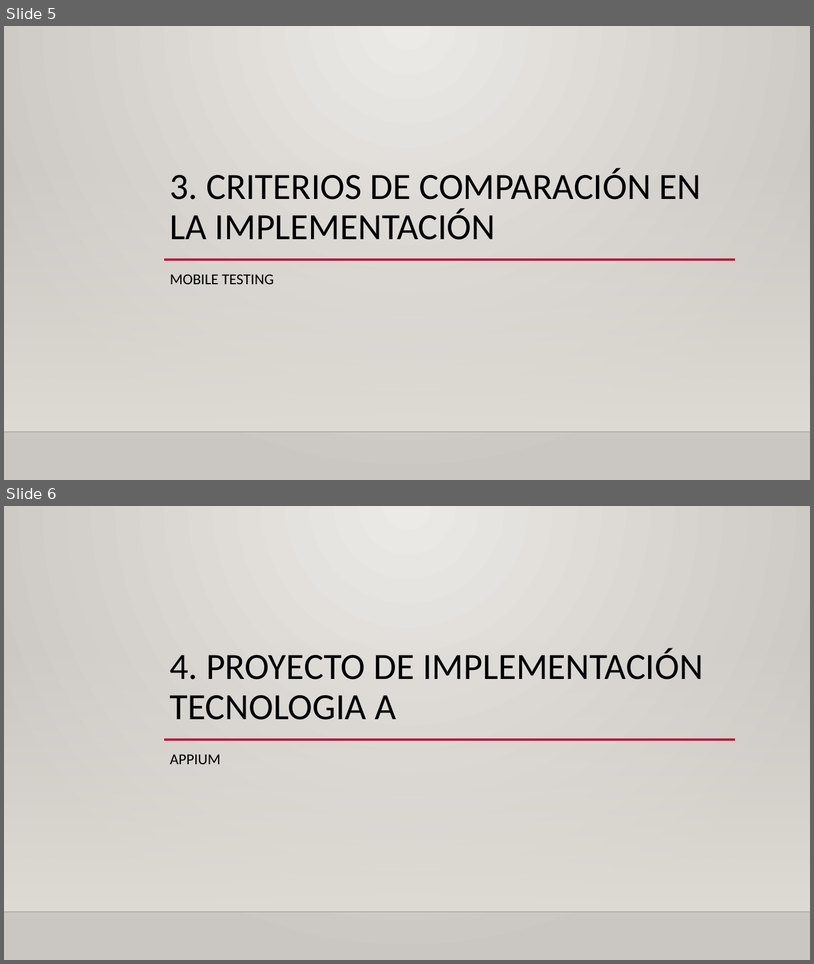
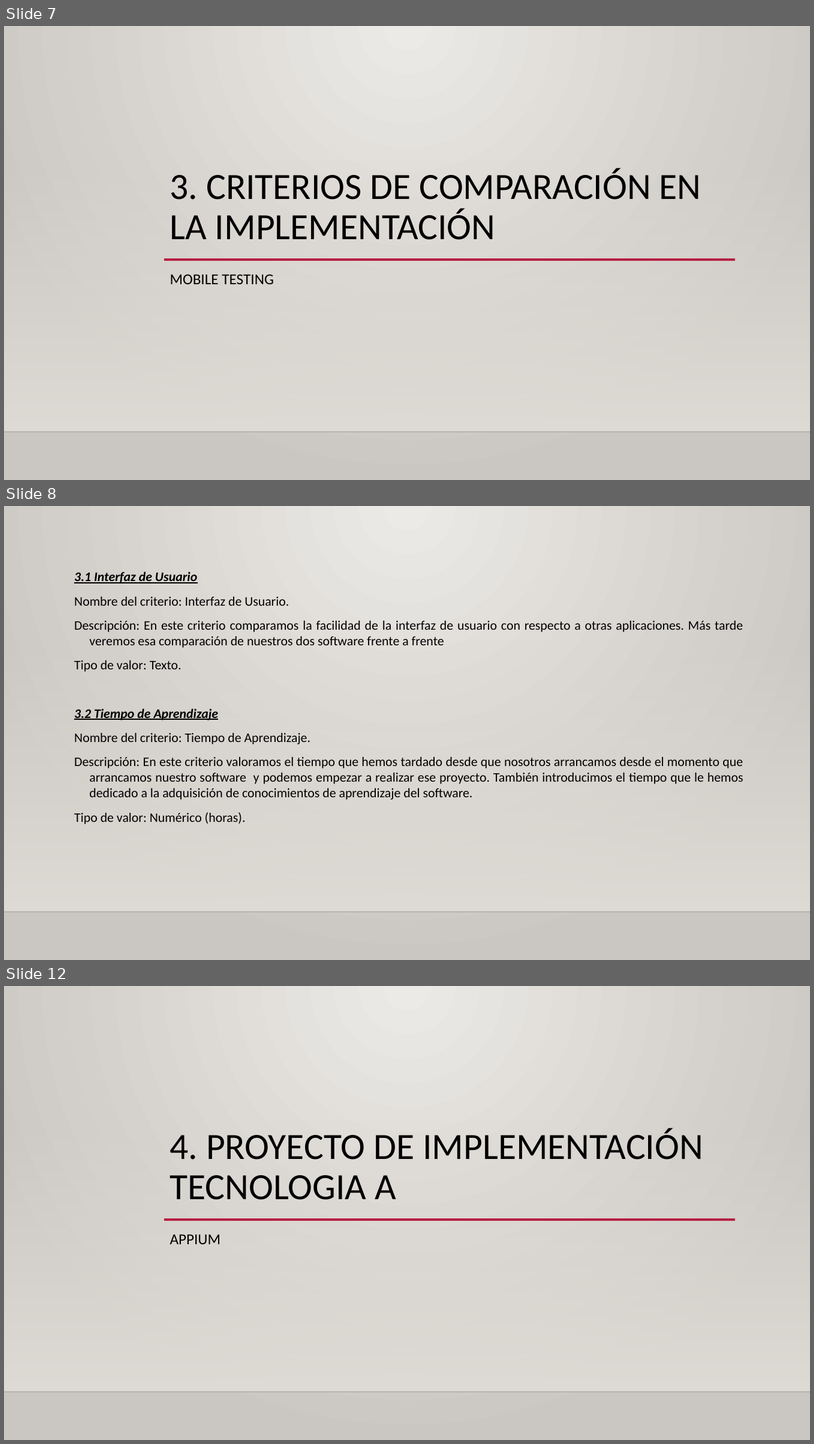
Before and after one commit to Amir95sb/TG3, a slide deck: TG3_final.pptx. Shown one above the other, each under a label of ours: slides 5 and 6 before the commit, slides 7, 8 and 12 after it; the slides between them are not shown. The pictures are 814x964 and 814x1444 pixels, drawn with LibreOffice and Linux fonts; fonts in the diff are those of the drawing; background and template pictures are left out. Boxes give left, top, right and bottom in pixels: in the first picture for what was removed or moved away, otherwise in the second. Text is boxed around its words. In the diff, an @@ line names an element or a change of style, - is before the commit and + after.

```diff
--- a/TG3_final.pptx
+++ b/TG3_final.pptx
@@ slide 8 added at <box>4,506,810,960</box>, background gradient #ECEAE7 to #CAC7C1; not listed: 2 template elements that a slide beside it also shows @@
@@ text added at <box>74,571,744,824</box>, 15.6 pt, text #000000 @@
+3.1 Interfaz de Usuario
+Nombre del criterio: Interfaz de Usuario.
+Descripción: En este criterio comparamos la facilidad de la interfaz de usuario con respecto a otras aplicaciones. Más tarde veremos esa comparación de nuestros dos software frente a frente
+Tipo de valor: Texto.
+3.2 Tiempo de Aprendizaje
+Nombre del criterio: Tiempo de Aprendizaje.
+Descripción: En este criterio valoramos el tiempo que hemos tardado desde que nosotros arrancamos desde el momento que arrancamos nuestro software y podemos empezar a realizar ese proyecto. También introducimos el tiempo que le hemos dedicado a la adquisición de conocimientos de aprendizaje del software.
+Tipo de valor: Numérico (horas).
@@ what was slide 5 is now slide 7 @@
@@ what was slide 6 is now slide 12 @@
```
Also in this commit, not shown: 5 other slides added.
